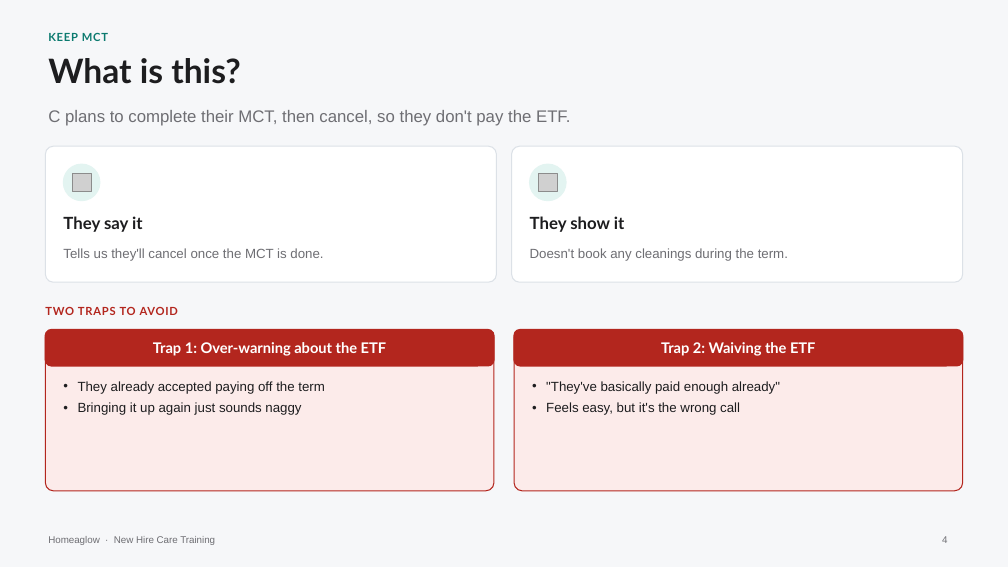
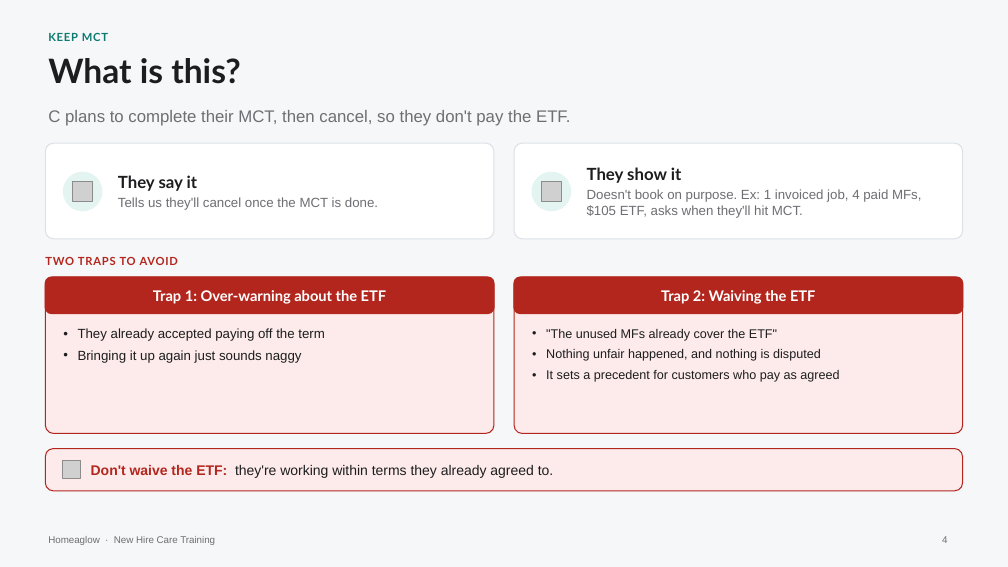
Before and after one commit to anjulimichelle/training, a slide deck: slide 4 of keep-mct-biohazard/keep-mct-biohazard.pptx. Drawn at 1008x567 pixels with LibreOffice and Linux fonts; fonts in the diff are those of the drawing; grey boxes stand for pictures. Boxes give left, top, right and bottom in pixels: in the first picture for what was removed or moved away, otherwise in the second. Text is boxed around its words. In the diff, an @@ line names an element or a change of style, - is before the commit and + after.

```diff
--- a/keep-mct-biohazard/keep-mct-biohazard.pptx
+++ b/keep-mct-biohazard/keep-mct-biohazard.pptx
@@ rounded rectangle: place and size @@
-rounded rectangle at <box>45,146,496,282</box>
+rounded rectangle at <box>45,143,494,239</box>
@@ text "They say it": place and size @@
-text "They say it" at <box>63,216,143,232</box>
+text "They say it" at <box>118,175,378,210</box>
@@ text "They say it" at <box>118,175,378,210</box>: vertical alignment top to middle @@
@@ rounded rectangle: place and size @@
-rounded rectangle at <box>512,146,963,282</box>
+rounded rectangle at <box>514,143,963,239</box>
@@ ellipse: place and size @@
-ellipse at <box>64,164,100,201</box>
+ellipse at <box>64,172,102,211</box>
@@ ellipse: place and size @@
-ellipse at <box>529,164,565,201</box>
+ellipse at <box>532,172,571,211</box>
@@ text added at <box>587,167,921,218</box>, 9.5 pt, text #6E6E73 @@
+They show it
+Doesn't book on purpose. Ex: 1 invoiced job, 4 paid MFs, $105 ETF, asks when they'll hit MCT.
@@ picture: place and size @@
-picture at <box>73,173,92,193</box>
+picture at <box>73,181,93,202</box>
@@ text at <box>118,197,378,210</box>: paragraph added @@
+Tells us they'll cancel once the MCT is done.
@@ picture: place and size @@
-picture at <box>538,173,557,193</box>
+picture at <box>541,181,561,202</box>
@@ text removed at <box>530,216,625,232</box> @@
-They show it
@@ text "TWO TRAPS TO AVOID": place and size @@
-text "TWO TRAPS TO AVOID" at <box>45,307,178,315</box>
+text "TWO TRAPS TO AVOID" at <box>45,257,178,265</box>
@@ text removed at <box>63,248,323,261</box> @@
-Tells us they'll cancel once the MCT is done.
@@ text removed at <box>530,248,788,261</box> @@
-Doesn't book any cleanings during the term.
@@ rounded rectangle "Trap 1: Over-warning about the ...": place and size @@
-rounded rectangle "Trap 1: Over-warning about the ..." at <box>45,330,494,366</box>
+rounded rectangle "Trap 1: Over-warning about the ..." at <box>45,277,494,313</box>
@@ rounded rectangle: place and size @@
-rounded rectangle at <box>45,330,494,491</box>
+rounded rectangle at <box>45,277,494,433</box>
@@ proportions changed in 4 elements at <box>45,143,494,239</box>, <box>514,143,963,239</box>, <box>45,277,494,433</box>, <box>514,277,963,433</box> @@
@@ rounded rectangle "Trap 2: Waiving the ETF": place and size @@
-rounded rectangle "Trap 2: Waiving the ETF" at <box>514,330,963,366</box>
+rounded rectangle "Trap 2: Waiving the ETF" at <box>514,277,963,313</box>
@@ rounded rectangle: place and size @@
-rounded rectangle at <box>514,330,963,491</box>
+rounded rectangle at <box>514,277,963,433</box>
@@ text "They already accepted paying off ...": place and size @@
-text "They already accepted paying off ..." at <box>78,381,325,415</box>
+text "They already accepted paying off ..." at <box>78,328,325,363</box>
@@ text added at <box>546,329,839,382</box>, 9 pt, text #1D1D1F @@
+• "The unused MFs already cover the ETF"
+• Nothing unfair happened, and nothing is disputed
+• It sets a precedent for customers who pay as agreed
@@ text removed at <box>546,381,780,415</box> @@
-• "They've basically paid enough already"
-• Feels easy, but it's the wrong call
@@ rounded rectangle added at <box>45,449,963,491</box>, fill #FCEBEA, outline #B3261E 0.75 pt @@
@@ picture added at <box>62,461,81,479</box> @@
@@ text added at <box>91,465,554,478</box>, 10 pt, text #1D1D1F @@
+Don't waive the ETF: they're working within terms they already agreed to.
```
Also in this commit, not shown: 1 slide removed, 1 other file.
